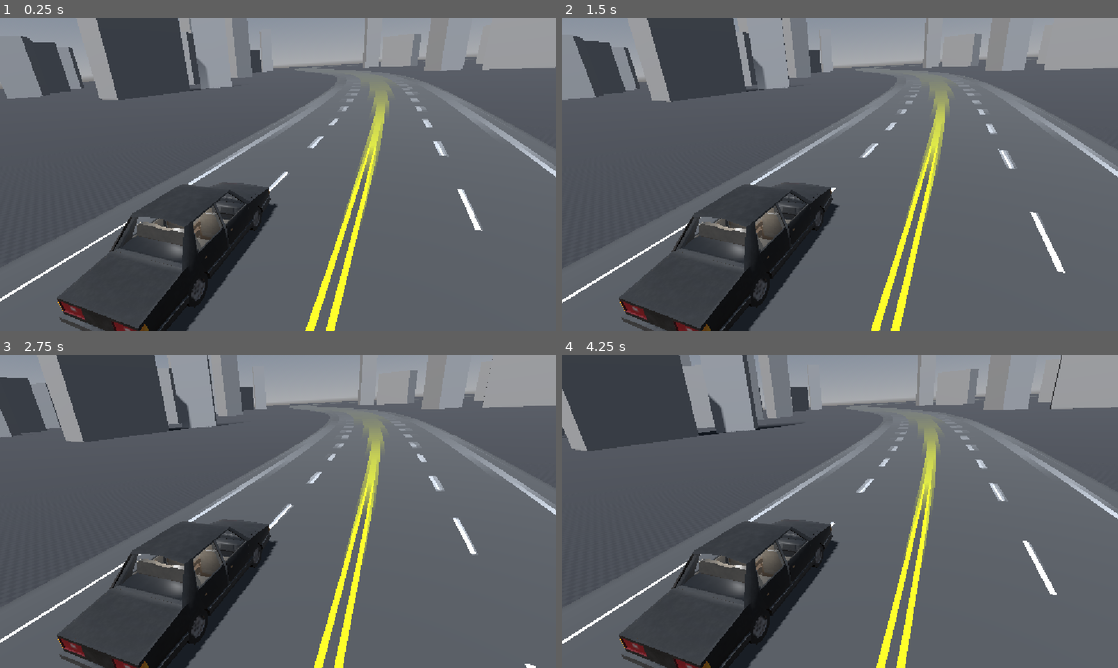
Above: before the commit, frames 1-4 (two rows, left to right).
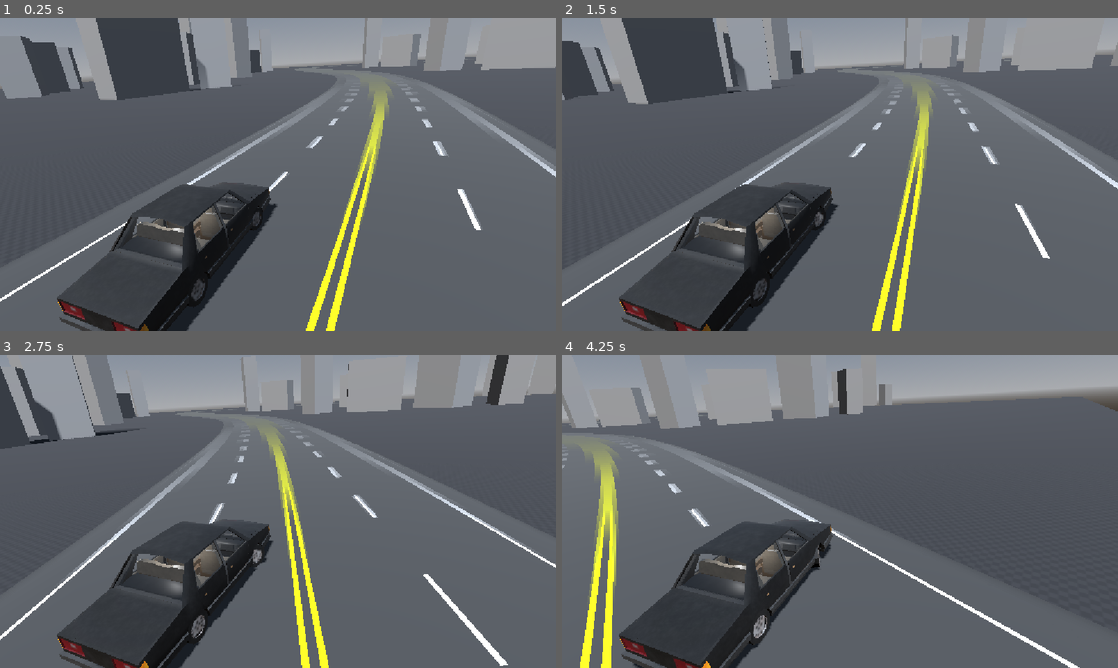
Above: after the commit, the same moments.

Repository: AayanTanvir/mister-hayes
Game: Godot game, scene res://scenes/intro/Intro.tscn
Two runs of this game, one before a commit and one after it. Both use one fixed random seed, a clock stepped at 60 frames per second and the inputs below.
Inputs (mouse positions are in pixels of both pictures, inside the frame that each line leads up to):
- Up to frame 1 (0.25 s): no input
- Up to frame 2 (1.5 s): tap Enter at 0.5 s; move the mouse to (867, 174) at 0.52 s; hold W (forward) from 0.53 s (still down); tap E (interact) at 0.6 s; click (867, 174) at 0.67 s; move the mouse to (812, 174) at 1.27 s; tap Space (space) at 1.35 s
- Up to frame 3 (2.75 s): keep holding W (forward); move the mouse to (289, 505) at 2.02 s; hold Shift from 2.03 s (still down)
- Up to frame 4 (4.25 s): keep holding W (forward); move the mouse to (834, 517) at 2.77 s; release Shift at 2.78 s; tap Alt at 2.85 s; click (834, 517) at 2.92 s; move the mouse to (878, 514) at 3.52 s; tap E (interact) at 3.6 s

The runs differ from the first frame. In frame 1, 0.6% of the frame differs, in the area x 0-100%, y 0-100%; in frame 2, 13%; in frame 3, 19%; in frame 4, 24%.

Commit message:
Car wheels spin

Diff:
--- a/entities/car/Car.tscn
+++ b/entities/car/Car.tscn
@@ -13,13 +13,15 @@
 [sub_resource type="BoxShape3D" id="BoxShape3D_1vivr"]
 size = Vector3(2.6000001, 2.3, 7.2000003)
 
-[node name="Car" type="Node3D" unique_id=414290366 node_paths=PackedStringArray("sway", "seat", "steering_wheel", "wheel_fl", "wheel_fr")]
+[node name="Car" type="Node3D" unique_id=414290366 node_paths=PackedStringArray("sway", "seat", "steering_wheel", "wheel_fl", "wheel_fr", "wheel_bl", "wheel_br")]
 script = ExtResource("2_fx")
 sway = NodePath("Sway")
 seat = NodePath("Sway/Seat")
 steering_wheel = NodePath("CarMesh/SteeringWheel")
 wheel_fl = NodePath("CarMesh/L_Wheel_Front")
 wheel_fr = NodePath("CarMesh/R_Wheel_Front")
+wheel_bl = NodePath("CarMesh/L_Wheel_Back")
+wheel_br = NodePath("CarMesh/R_Wheel_Back")
 
 [node name="Props" type="Node3D" parent="." unique_id=534939680]
 
--- a/entities/car/CarCabinFX.gd
+++ b/entities/car/CarCabinFX.gd
@@ -6,17 +6,23 @@
 @export var steering_wheel: Node3D
 @export var wheel_fl: Node3D
 @export var wheel_fr: Node3D
+@export var wheel_bl: Node3D
+@export var wheel_br: Node3D
 
 @export_group("Steering")
 @export var wheelbase := 3.6
-@export var steering_ratio := 13.0
-@export_range(0.1, 0.8) var max_road_wheel_angle := 0.6	# radians
+@export var steering_ratio := 8.0	## Ratio of steering wheel to wheels rotation
 @export var steering_smoothing := 6.0
+
+@export_group("Wheels")
+@export_range(10, 45) var max_road_wheel_angle := 40.0
+@export var wheel_radius := 0.9
+@export var wheel_spin_smoothing := 10.0
 
 @export_group("Body motion")
 @export var roll_amount := 0.004
 @export var pitch_amount := 0.006
-@export var bump_amount := 0.012
+@export var bump_amount := 0.003
 @export var motion_smoothing := 4.0
 
 var _steer := 0.0
@@ -25,6 +31,9 @@
 var _wheel_rest: Basis
 var _fl_rest: Basis
 var _fr_rest: Basis
+var _bl_rest: Basis
+var _br_rest: Basis
+var _wheel_spin := 0.0
 
 @onready var route := get_parent() as CarRoute
 
@@ -34,18 +43,39 @@
 	_wheel_rest = steering_wheel.basis
 	_fl_rest = wheel_fl.basis
 	_fr_rest = wheel_fr.basis
+	_bl_rest = wheel_bl.basis
+	_br_rest = wheel_br.basis
 
 
 func _process(delta: float) -> void:
 	if route == null or delta <= 0.0:
 		return
 
-	var target := clampf(atan(wheelbase * route.curvature), -max_road_wheel_angle, max_road_wheel_angle)
+	var target := clampf(
+		atan(wheelbase * route.curvature),
+		deg_to_rad(-max_road_wheel_angle),
+		deg_to_rad(max_road_wheel_angle)
+	)
+
 	_steer = lerpf(_steer, target, 1.0 - exp(-steering_smoothing * delta))
 
-	steering_wheel.basis = _wheel_rest * Basis(Vector3.UP, _steer * steering_ratio)
-	wheel_fl.basis = _fl_rest * Basis(Vector3.UP, _steer)
-	wheel_fr.basis = _fr_rest * Basis(Vector3.UP, _steer)
+	steering_wheel.basis = _wheel_rest * Basis(Vector3.BACK, -(_steer * steering_ratio))
+
+	# Spin and rotate wheels
+	_wheel_spin += (route.speed / wheel_radius) * delta
+	wheel_fl.basis = (
+		_fl_rest
+		* Basis(Vector3.UP, _steer)
+		* Basis(Vector3.RIGHT, _wheel_spin)
+	)
+	wheel_fr.basis = (
+		_fr_rest
+		* Basis(Vector3.UP, _steer)
+		* Basis(Vector3.RIGHT, _wheel_spin)
+	)
+	wheel_bl.basis = (_bl_rest * Basis(Vector3.RIGHT, _wheel_spin))
+	wheel_br.basis = (_br_rest * Basis(Vector3.RIGHT, _wheel_spin))
+
 
 	# Body motion
 	var k := 1.0 - exp(-motion_smoothing * delta)
--- a/scenes/intro/Intro.tscn
+++ b/scenes/intro/Intro.tscn
@@ -13,7 +13,7 @@
 
 [sub_resource type="Curve3D" id="Curve3D_plq68"]
 _data = {
-"points": PackedVector3Array(0, 0, 0, -5.012601, 0, 18.422058, 0.041475773, 0.00036621094, 0.6808324, 3.865898, 0, -18.696344, -3.1133573, 0, 15.05689, -14.996328, 0.00036621094, 55.947006, 0.63221896, 0, -15.362396, -0.9336646, 0, 22.687277, -21.530323, 0.00036621094, 101.60807, -2.1872947, 0, -22.600885, 3.0016816, 0, 31.015785, -15.954319, 0.00036621094, 169.60545, …(287 unchanged characters)…
+"points": PackedVector3Array(0, 0, 0, -5.012601, 0, 18.422058, 0.041475773, 0.00036621094, 0.6808324, 3.865898, 0, -18.696344, -3.1133573, 0, 15.05689, -18.496328, 0.00036621094, 20.947006, 6, 0, -17, -6, 0, 17, -17.530323, 0.00036621094, 64.10807, -5.5, 0, -21.5, 5.5, 0, 21.5, -15.954319, 0.00036621094, 169.60545, …(287 unchanged characters)…
 "tilts": PackedFloat32Array(0, 0, 0, 0, 0, 0, 0, 0)
 }
 point_count = 8
--- a/scenes/testing/Testing.tscn
+++ b/scenes/testing/Testing.tscn
@@ -40,11 +40,6 @@
 use_collision = true
 size = Vector3(500, 0.001, 500)
 material = ExtResource("1_krbb3")
-
-[node name="UI" parent="." unique_id=1489775715 instance=ExtResource("3_tl5de")]
-
-[node name="Player" parent="." unique_id=1234029208 instance=ExtResource("2_l7nsk")]
-transform = Transform3D(1, 0, 0, 0, 1, 0, 0, 0, 1, -9, 0, -3.5)
 
 [node name="RoadManager" type="Node3D" parent="." unique_id=901455732]
 script = ExtResource("3_4c7b0")
@@ -90,6 +85,11 @@
 [node name="Car" parent="." unique_id=414290366 instance=ExtResource("6_muql7")]
 transform = Transform3D(1, 0, 0, 0, 1, 0, 0, 0, 1, -2.5, 0.5, -4)
 
+[node name="UI" parent="." unique_id=1489775715 instance=ExtResource("3_tl5de")]
+
+[node name="Player" parent="." unique_id=1234029208 instance=ExtResource("2_l7nsk")]
+transform = Transform3D(1, 0, 0, 0, 1, 0, 0, 0, 1, -9, 0, -3.5)
+
 [node name="CSGBox3D" type="CSGBox3D" parent="." unique_id=1226412574]
 transform = Transform3D(1, 0, 0, 0, 1, 0, 0, 0, 1, -14.75, 1.4755007, -7.825)
 use_collision = true
